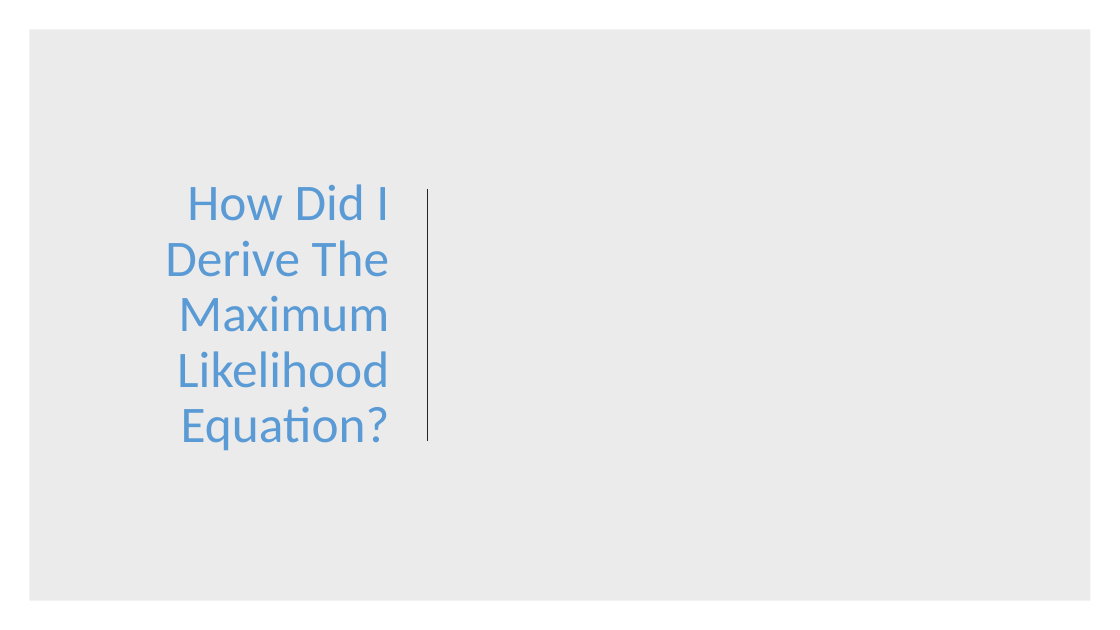
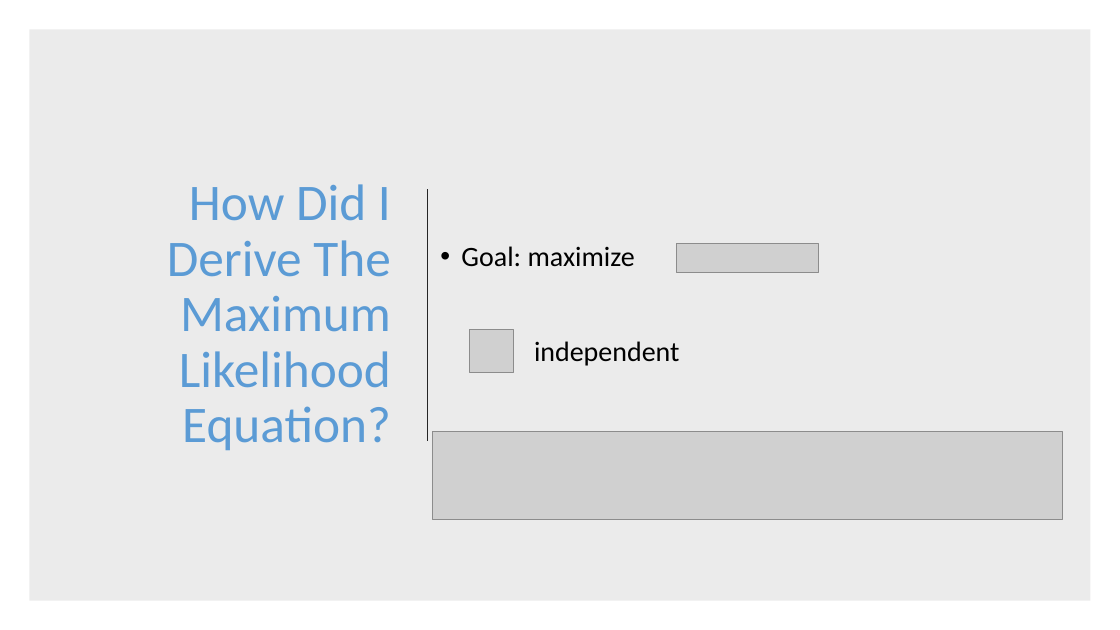
Before and after one commit to ndorilas2014/RMTProject, a slide deck: slide 19 of Presentation(RMT).pptx (slide 12 before the commit). Drawn at 1120x630 pixels with LibreOffice and Linux fonts; fonts in the diff are those of the drawing; grey boxes stand for pictures. Boxes give left, top, right and bottom in pixels: in the first picture for what was removed or moved away, otherwise in the second. Text is boxed around its words. In the diff, an @@ line names an element or a change of style, - is before the commit and + after.

```diff
--- a/Presentation(RMT).pptx
+++ b/Presentation(RMT).pptx
@@ text added at <box>461,246,635,266</box>, 24 pt, text #000000 @@
+• Goal: maximize
@@ picture added at <box>676,243,818,272</box> @@
@@ picture added at <box>470,329,513,373</box> @@
@@ text added at <box>534,341,679,366</box>, 24 pt, text #000000 @@
+independent
@@ picture added at <box>432,432,1062,520</box> @@
```
Also in this commit, not shown: 5 other slides changed, 13 slides added, 2 slides removed, 17 other files.
